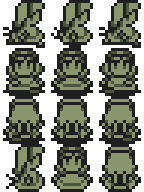
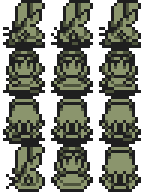
The second 144x192 image is a revision of the first. Changes to its layers:
painted on "Down Idle Sprite No. 1" over box(54, 66, 90, 69)
painted on "Down Idle Sprite No. 2" over box(54, 162, 90, 165)
painted on "Right/Left Sprite No. 1" over box(3, 39, 42, 48)
painted on "Right/Left Sprite No. 2" over box(51, 33, 93, 48)
painted on "Right/Left Sprite No. 3" over box(99, 39, 135, 48)
